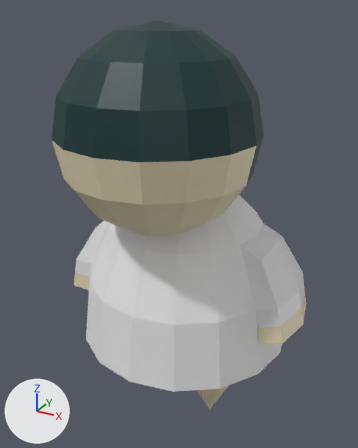
Two versions of the glTF model dist/models/human1.glb, one commit apart.
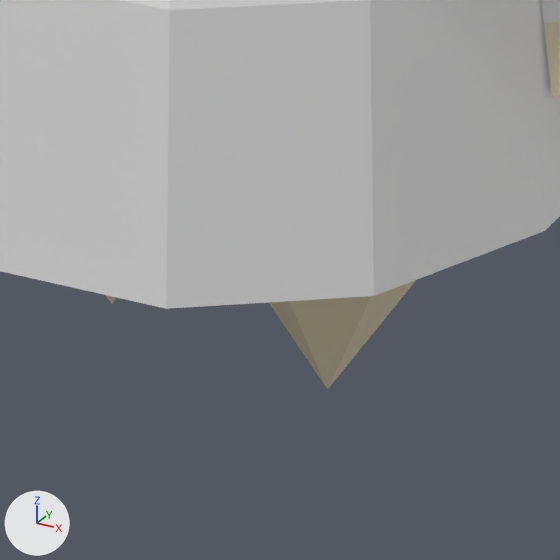
Each version is shown whole from a 50 mm camera at (0.716, -1.35, 1.431) aimed at (-0.014, -0.022, 0.767), then close up on the part from 38% to 73% of the width and 72% to 100% of the height. The axes (+X, +Y, +Z) are drawn at lower left. The lights are the same throughout. Where no turn or scale is listed for an object, it has been applied to the vertices.
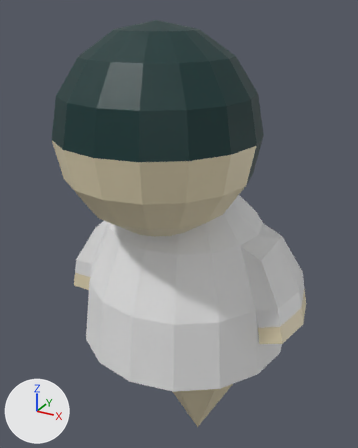
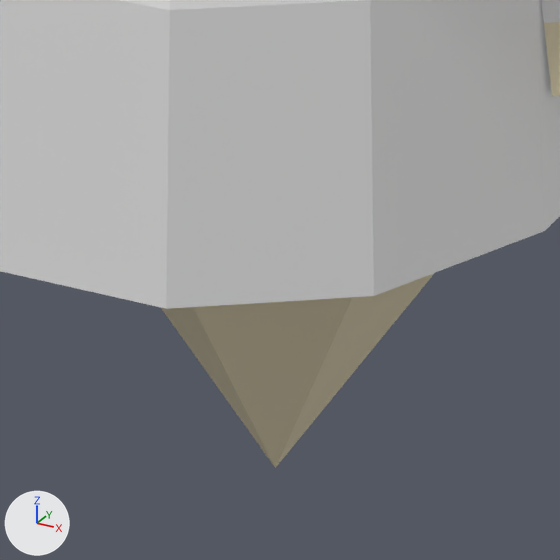
Location of each change, [x1, y1, x2, y2] in pixels of the close-ups (560 x 560 px):
'Cone', moved: before [269, 280, 416, 390]; after [161, 273, 434, 468]
'Cone.001', moved (not visible afterwards): before [106, 295, 116, 304]

Patch to the scene script:
```diff
--- a/dist/models/human1.glb.py
+++ b/dist/models/human1.glb.py
@@ ob_cone @@
 ob_cone = bpy.data.objects.new('Cone', me_cone)
-ob_cone.location = (0.0, 0.0, 0.0)
+ob_cone.location = (0.0, -0.1, 0.0)
@@ ob_cone_001 @@
 ob_cone_001 = bpy.data.objects.new('Cone.001', me_cone_001)
-ob_cone_001.location = (0.0, 0.0, 0.0)
+ob_cone_001.location = (0.0, 0.1, 0.0)
```
